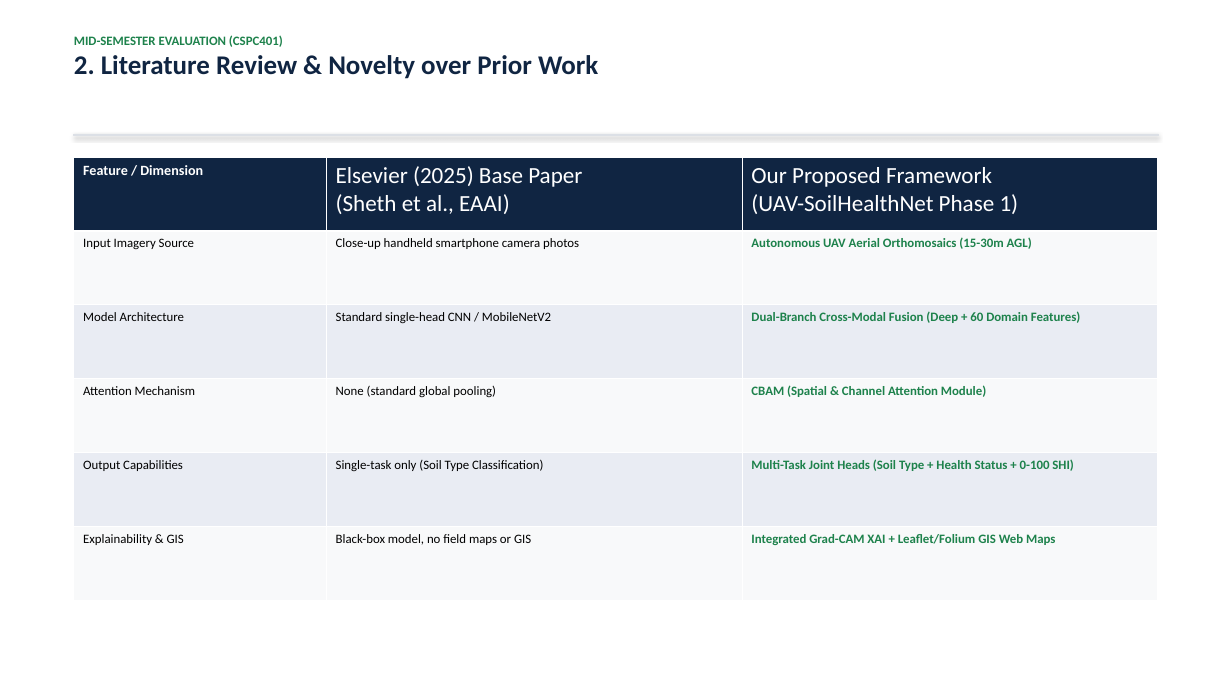
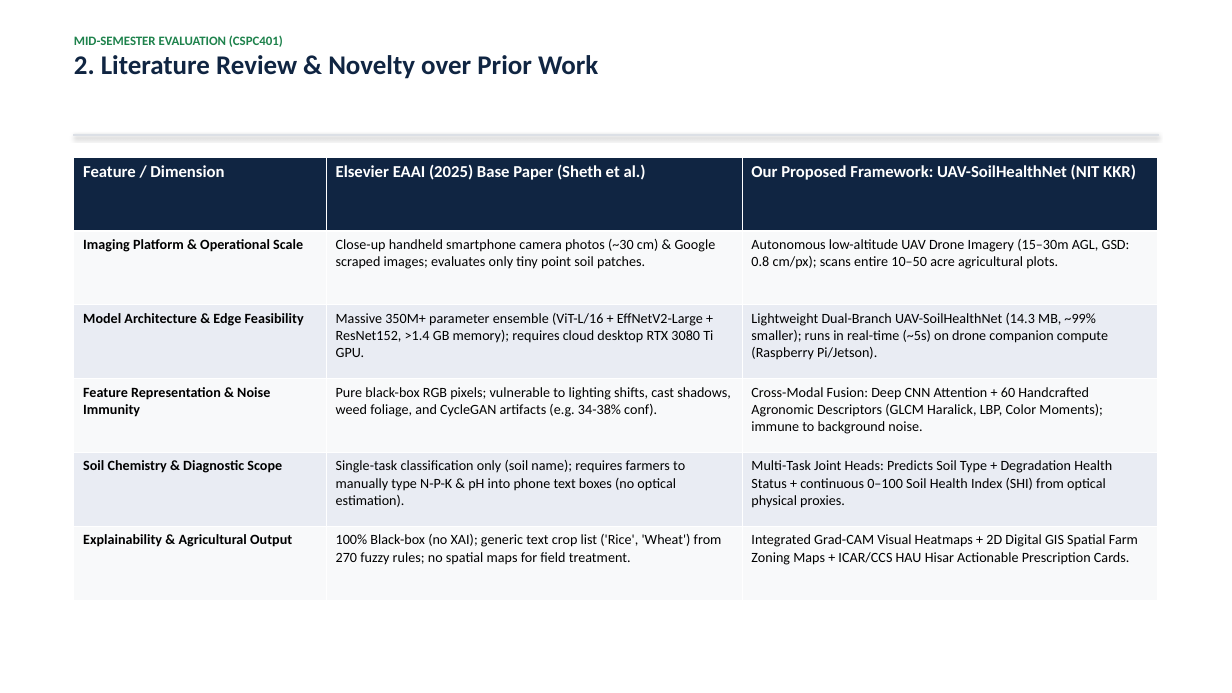
Before and after one commit to Naveen-Beniwal/soil-project1, a slide deck: slide 5 of Mid_Sem_Presentation_CSPC401.pptx. Drawn at 1232x693 pixels with LibreOffice and Linux fonts; fonts in the diff are those of the drawing. Boxes give left, top, right and bottom in pixels: in the first picture for what was removed or moved away, otherwise in the second. Text is boxed around its words. In the diff, an @@ line names an element or a change of style, - is before the commit and + after.

Commit message:
Update presentation and project report: consolidate Phase 2 end-sem roadmap and integrate comparative findings from Elsevier 2025

```diff
--- a/Mid_Sem_Presentation_CSPC401.pptx
+++ b/Mid_Sem_Presentation_CSPC401.pptx
@@ table at [74, 157, 1158, 601] @@
-row 1, column 2: Elsevier (2025) Base Paper / (Sheth et al., EAAI)
+row 1, column 2: Elsevier EAAI (2025) Base Paper (Sheth et al.)
-row 1, column 3: Our Proposed Framework / (UAV-SoilHealthNet Phase 1)
+row 1, column 3: Our Proposed Framework: UAV-SoilHealthNet (NIT KKR)
-row 2: Input Imagery Source | Close-up handheld smartphone camera photos | Autonomous UAV Aerial Orthomosaics (15-30m AGL)
+row 2: Imaging Platform & Operational Scale | Close-up handheld smartphone camera photos (~30 cm) & Google scraped images; evaluates only tiny point soil patches. | Autonomous low-altitude UAV Drone Imagery (15–30m AGL, GSD: 0.8 cm/px); scans entire 10–50 acre agricultural plots.
-row 3: Model Architecture | Standard single-head CNN / MobileNetV2 | Dual-Branch Cross-Modal Fusion (Deep + 60 Domain Features)
+row 3: Model Architecture & Edge Feasibility | Massive 350M+ parameter ensemble (ViT-L/16 + EffNetV2-Large + ResNet152, >1.4 GB memory); requires cloud desktop RTX 3080 Ti GPU. | Lightweight Dual-Branch UAV-SoilHealthNet (14.3 MB, ~99% smaller); runs in real-time (~5s) on drone companion compute (Raspberry Pi/Jetson).
-row 4: Attention Mechanism | None (standard global pooling) | CBAM (Spatial & Channel Attention Module)
+row 4: Feature Representation & Noise Immunity | Pure black-box RGB pixels; vulnerable to lighting shifts, cast shadows, weed foliage, and CycleGAN artifacts (e.g. 34-38% conf). | Cross-Modal Fusion: Deep CNN Attention + 60 Handcrafted Agronomic Descriptors (GLCM Haralick, LBP, Color Moments); immune to background noise.
-row 5: Output Capabilities | Single-task only (Soil Type Classification) | Multi-Task Joint Heads (Soil Type + Health Status + 0-100 SHI)
+row 5: Soil Chemistry & Diagnostic Scope | Single-task classification only (soil name); requires farmers to manually type N-P-K & pH into phone text boxes (no optical estimation). | Multi-Task Joint Heads: Predicts Soil Type + Degradation Health Status + continuous 0–100 Soil Health Index (SHI) from optical physical proxies.
-row 6: Explainability & GIS | Black-box model, no field maps or GIS | Integrated Grad-CAM XAI + Leaflet/Folium GIS Web Maps
+row 6: Explainability & Agricultural Output | 100% Black-box (no XAI); generic text crop list ('Rice', 'Wheat') from 270 fuzzy rules; no spatial maps for field treatment. | Integrated Grad-CAM Visual Heatmaps + 2D Digital GIS Spatial Farm Zoning Maps + ICAR/CCS HAU Hisar Actionable Prescription Cards.
@@ size 11 to 13 pt in "Feature / Dimension" @@
```
Also in this commit, not shown: 3 other slides changed, 1 slide added, 1 slide removed, 3 other files.
